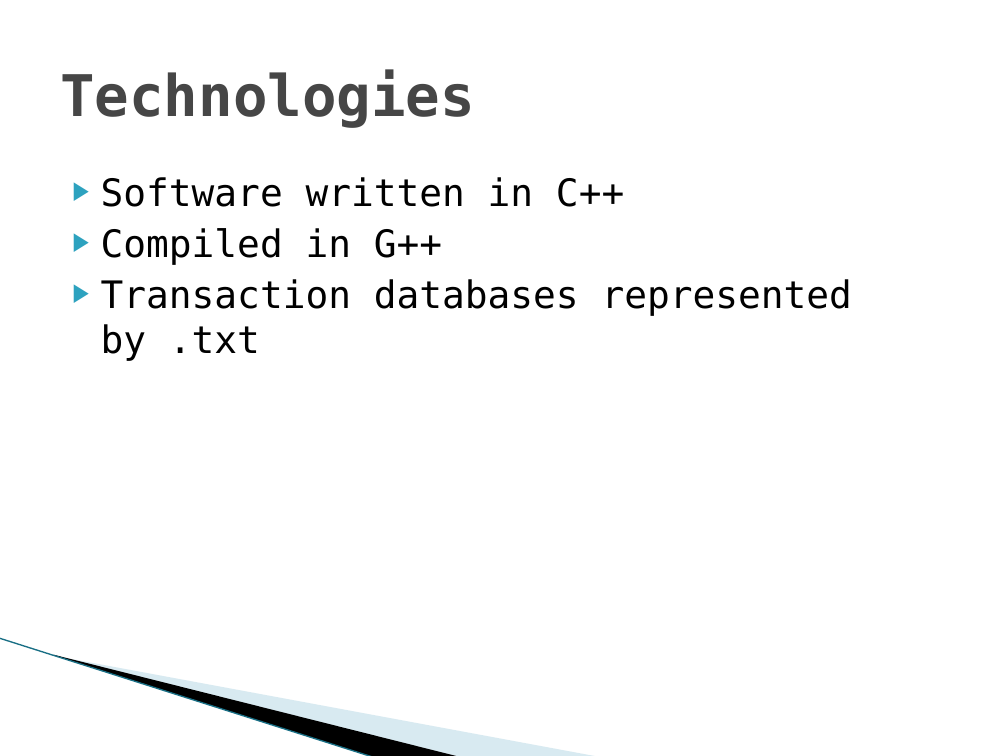
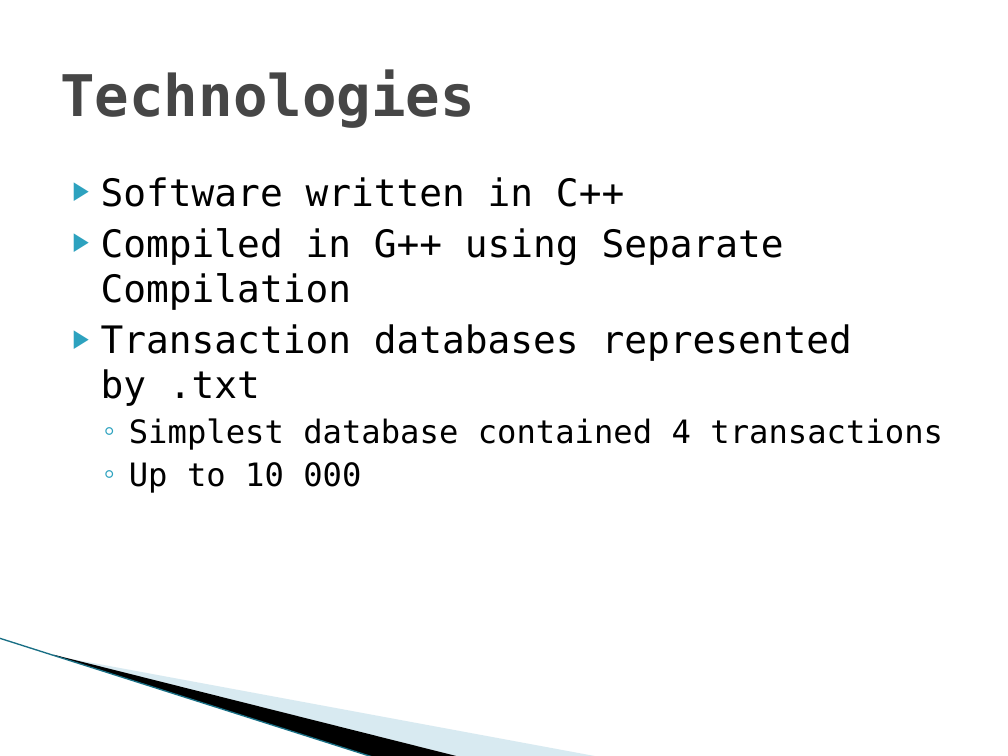
Before and after one commit to smithi35/RarePatternMining, a slide deck: slide 4 of Documentation/Rare Pattern Mining through Rare Pattern Growth.pptx. Drawn at 1008x756 pixels with LibreOffice and Linux fonts; fonts in the diff are those of the drawing; background and template pictures are left out. Boxes give left, top, right and bottom in pixels: in the first picture for what was removed or moved away, otherwise in the second. Text is boxed around its words. In the diff, an @@ line names an element or a change of style, - is before the commit and + after.

```diff
--- a/Documentation/Rare Pattern Mining through Rare Pattern Growth.pptx
+++ b/Documentation/Rare Pattern Mining through Rare Pattern Growth.pptx
@@ text at [101, 228, 784, 310]: text changed @@
-▶ Compiled in G++
+▶ Compiled in G++ using Separate Compilation
@@ text at [129, 418, 943, 492]: paragraphs added @@
+  ◦ Simplest database contained 4 transactions
+  ◦ Up to 10 000
```
Also in this commit, not shown: 3 other slides changed, 4 slides added, 2 slides removed, 43 other files.
